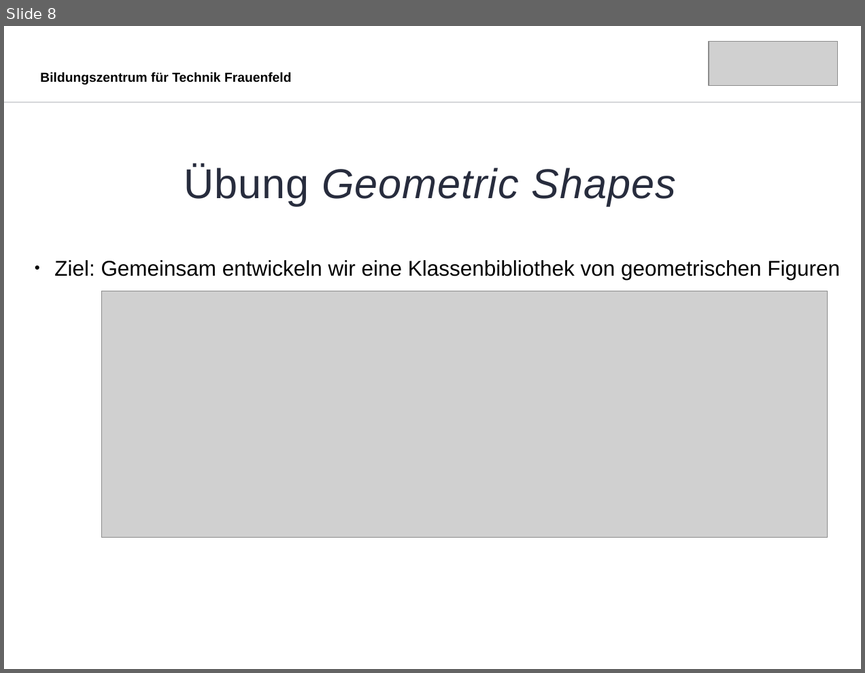
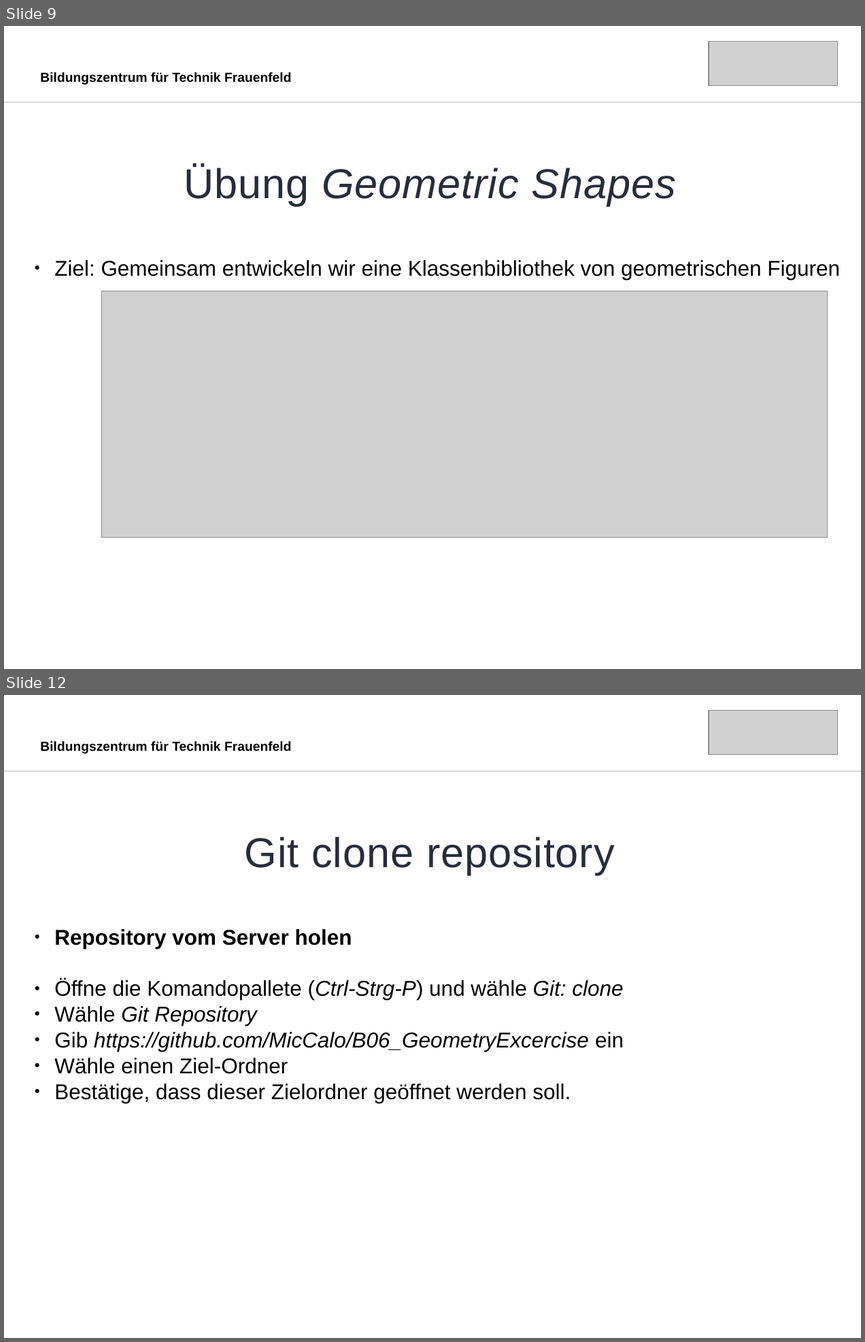
Before and after one commit to MicCalo/Applikationsentwicklung, a slide deck: Tag 7/Slides.odp. Shown one above the other, each under a label of ours: slide 8 before the commit, slides 9 and 12 after it; the slides between them are not shown. The pictures are 865x673 and 865x1342 pixels, drawn with LibreOffice and Linux fonts; fonts in the diff are those of the drawing; grey boxes stand for pictures. Boxes give left, top, right and bottom in pixels: in the first picture for what was removed or moved away, otherwise in the second. Text is boxed around its words. In the diff, an @@ line names an element or a change of style, - is before the commit and + after.

```diff
--- a/Tag 7/Slides.odp
+++ b/Tag 7/Slides.odp
@@ slide 12 added at bbox=[4, 695, 861, 1338], background #FFFFFF @@
@@ picture added at bbox=[708, 711, 838, 755] @@
@@ text added at bbox=[40, 741, 292, 753], 11 pt, text #000000, bold @@
+Bildungszentrum für Technik Frauenfeld
@@ line added from (4, 771) to (861, 771), #272C3D 0.99 pt @@
@@ text added at bbox=[245, 836, 615, 875], 35 pt, text #272C3D @@
+Git clone repository
@@ text added at bbox=[54, 929, 623, 1103], 18 pt, text #000000 @@
+● Repository vom Server holen
+● Öffne die Komandopallete (Ctrl-Strg-P) und wähle Git: clone
+● Wähle Git Repository
+● Gib https://github.com/MicCalo/B06_GeometryExcercise ein
+● Wähle einen Ziel-Ordner
+● Bestätige, dass dieser Zielordner geöffnet werden soll.
@@ what was slide 8 is now slide 9 @@
```
Also in this commit, not shown: 4 slides changed, 4 other slides added, 1 slide removed, 12 other files.
